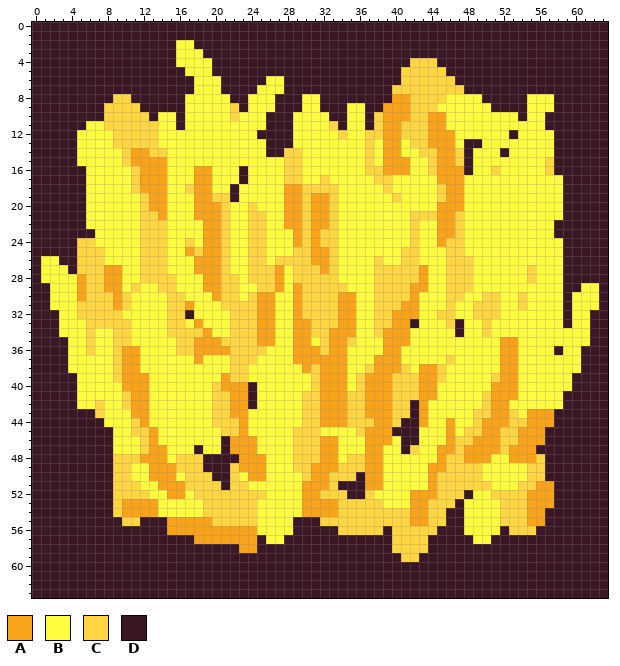
Two states of a pixel-art sprite, assets/game/board/tiles/art/grain.png. Above, as it was before the edit.
The file is 64x64 pixels.
Palette (. is transparent): A #f9a31b  B #fffc40  C #ffd541  D #3b1725
Pixels before, first column x 0:
 0 DDDDDDDDDDDDDDDDDDDDDDDDDDDDDDDDDDDDDDDDDDDDDDDDDDDDDDDDDDDDDDDD
 1 DDDDDDDDDDDDDDDDDDDDDDDDDDDDDDDDDDDDDDDDDDDDDDDDDDDDDDDDDDDDDDDD
 2 DDDDDDDDDDDDDDDDBBDDDDDDDDDDDDDDDDDDDDDDDDDDDDDDDDDDDDDDDDDDDDDD
 3 DDDDDDDDDDDDDDDDBBBDDDDDDDDDDDDDDDDDDDDDDDDDDDDDDDDDDDDDDDDDDDDD
 4 DDDDDDDDDDDDDDDDBBBBDDDDDDDDDDDDDDDDDDDDDDCCCDDDDDDDDDDDDDDDDDDD
 5 DDDDDDDDDDDDDDDDDBBBDDDDDDDDDDDDDDDDDDDDDCCCCCDDDDDDDDDDDDDDDDDD
 6 DDDDDDDDDDDDDDDDDDBBBDDDDDBBDDDDDDDDDDDDDCCCCCCDDDDDDDDDDDDDDDDD
 7 DDDDDDDDDDDDDDDDDDBBBDDDDBBBDDDDDDDDDDDDCCCCCCCCDDDDDDDDDDDDDDDD
 8 DDDDDDDDDCCDDDDDDBBBBBDDBBBDDDBBDDDDDDDDAACCCCBBBBDDDDDBBBDDDDDD
 9 DDDDDDDDCCCCDDDDDBBBBBCDBBBDDDBBDDDBBDDAAACCCBBBBBBDDDDBBBDDDDDD
10 DDDDDDDDCCCCCDBBDBBBBBCBBBDDDBBBBDDBBDCAAACCAABBBBBBBBDBBDDDDDDD
11 DDDDDDBBCCCCCCBBDBBBBBBBBBDDDBBBBCDBBDCAACCCAABBBBBBBBBBBDDDDDDD
12 DDDDDBBBBCCCCCBBBBBBBBBBBDDDDBBBBBCBBCCAACCCAAABBBBBBDBBBBDDDDDD
13 DDDDDBBBBCCCCCBBBBBBBBBBBBDDDBBBBBBBBCBAABCCAAABDDBBBBBBBBDDDDDD
14 DDDDDBBBBBCAACCBBBBBBBBBBBDDCCBBBBBBBCBAABBCCAACDBBBDBBBBBDDDDDD
15 DDDDDBBBBBCAAAABBBBBBBBBBBBBCCBBBBBBBCBAAABBCAACDBBBBBBBBCDDDDDD
16 DDDDDDBBBBBCAAABBBAABBBDBBBBCCBBBBBBBCCAAABBCAAADBBCBBBBBCDDDDDD
17 DDDDDDBBBBBCAAABBBAABBBDBBBBCCBBCBBBBBCCBBBBBAAABBBBBBBBBBBDDDDD
18 DDDDDDBBBBBCAAABBCAABBDBBBBBAACCCCBBBBBCBBBBBCAABBBBBBBBBBBDDDDD
19 DDDDDDBBBBBBCAABBBAACCDBBBBBAACAACBBBBBBCBBBBCAABBBBBBBBBBBDDDDD
20 DDDDDDBBBBBBCAABBBAAACBBCBBBAACAACBBBBBBBBBBBAAABBBBBBBBBBBDDDDD
21 DDDDDDBBBBBBCCABBBAAACBBCCBBAACAACBBBBBBBBCCCAACBBBBBBBBBBBDDDDD
22 DDDDDDBBBBBBCCCBBBBAACBBCCBBAACAACBBBBBBBBCBBAACBBBBBBBBBBDDDDDD
23 DDDDDDDBBBBBCCCBBBBAACBBCCBBBACACCBBBBBBBBCBBAACBBBBBBBBBBDDDDDD
24 DDDDDCCBBBBBCCCBBCBAACBBCCBBBACACCBBBBBBBBCBBACCBBBBBBBBBBBDDDDD
25 DDDDDCCCBBBBCCCBBACAACBBCCBBBCCAACBBBBBBBCCBBBCCBBBBBBBBBBBDDDDD
26 DBBDDCCCBBBBCCCBBBAAACBBCCBCCCCAACBBBBCBBCCBBBCCCBBBBBBBBBBDDDDD
27 DBBBDCCCAABBCCCBBBAAACBBCCCABCCCACBBBBCCCCCABBCCCBBBBBBCBBBDDDDD
28 DBBBBACCAABBCCCCBBBAACCBCCCABCCCCCBBBBCCCCCABBCCCBBBBBBCBBBDDDDD
29 DDBBBACCAABCBBCCBBBAACCBBCCABACCCCCBBBCCCCAABBCCCBBBBBBBBBBDDBBD
30 DDBBBACCCACBBBBCCBBBACCBCAABBACCCCAABBCCCCABBBCCBBCCBBCBBBBDBBBD
31 DDBBBCCCCACBBBBCCABBBCCCCAABBACCCCAABBCCCAABBBCBBCCCBBCBBBBDBBBD
32 DDDBBCCCCCBBBBBCCDBBBBCCCAABBACCCCAABBCCAAABBCCBBCCCBBBBBBBDBBDD
33 DDDBBBCCCCCBBBBCCBABBBCCCAABBAACCCAABBCCAADBBBCDBBCBBBBBBBBDBBDD
34 DDDBBBCBBCCBBBBCCCCABBCCCAABBAACCAAABBCAAABBBBBDBBCBBBBBBBBBBBDD
35 DDDDBBCBBCCBBBBBCCAAACCCCAABBAABCAACBBBAAABBBBBBBBBBAABBBBBBBBDD
36 DDDDBBCBBCAABBBBCCAAAACCCCBBBAAACAABBBBAABBBBBBBBBBBAABBBBDBBDDD
37 DDDDBBBBBCAABBBBBBABBBCCCBBBBAAAAAABBBAAABBBBBCBBBBBAABBBBBBBDDD
38 DDDDBBBBBCAABBBBBBBBBBCCBBBBBBACAAABBCAAACBAACBBBBBBAABBBBBBBDDD
39 DDDDDBBBBCAAABBBBBBBBACCBBBBBBBCAAABCAAACCCAACBBBBBCAABBBBBBDDDD
40 DDDDDBBBBBAAABBBBBBBCAAADBBBBBBCAAABCAAACCCAABBBBBBAAABBBBBBDDDD
41 DDDDDBBBBBCAABBBBBBBCCAADBBBBBCCAAACCAAACCCAABBBBBCAAABBBBBDDDDD
42 DDDDDBBCBBCAABBBBBBBCCAADBBBBBCCAAACCAAACCDABBBBBBCAABBBBBBDDDDD
43 DDDDDDDCBBBAABBBBBBBCCAABBBBBBCCAAACCAAACCDABBBBBCCAACBAAADDDDDD
44 DDDDDDDDBBBCABBBBBBBCCCABBBBBBCCAAACCCAACDDABBABBCAAACCAAADDDDDD
45 DDDDDDDDDBBCCABBBBBBBCCABBBBBCCCBBBBCAAADDDBBBABCCAACCAAADDDDDDD
46 DDDDDDDDDBBBCABBBBBBBDAAABBBBCCCAABBBAAABDDBBBACCAAACCAAADDDDDDD
47 DDDDDDDDDBBBCAABBBDBBDAAABBBBCCCAABBBAABBDCBBAACAAAACAAADDDDDDDD
48 DDDDDDDDDCCCAAABCCCDDDDAAABBBCCCAABCCAABBBBBBACCAAABBAAACDDDDDDD
49 DDDDDDDDDCCBBAAACCCDDDCAAABBBCCAAACCCAABBBBBAACCCCBBBBBCCDDDDDDD
50 DDDDDDDDDCCBBAAABCCCDDCBAABBBBCAACCCDAABBBBBACCCCCBBBBBCCDDDDDDD
51 DDDDDDDDDCCCBBAAACCCCDCCBBBBBBAAACDDDAABBBBBACCCCCCBBBCCAADDDDDD
52 DDDDDDDDDCCCCBBAABCCCCCCCCBBBBAACCCDDCBBBBAAACCCDBBCCCCAAADDDDDD
53 DDDDDDDDDCAAAABBBBBCCCCCCBBBBBAAAACCCCCBBBAACCCDBBBBCCCAAADDDDDD
54 DDDDDDDDDCAAAABBBBBCCCCCCBBBBBAAAACCCCCCCCAACCDDBBBBCCCAADDDDDDD
55 DDDDDDDDDDCCDDDAAAAACCCCCBBBBDDDCCCCCCCCCCAACCDDBBBBCCCAADDDDDDD
56 DDDDDDDDDDDDDDDAAAAAAAAAABBBBDDDDDCCCCCDCCCCCDDDBBBBDCCCDDDDDDDD
57 DDDDDDDDDDDDDDDDDDAAAAAAADBBDDDDDDDDDDDDCCCCDDDDDBBDDDDDDDDDDDDD
58 DDDDDDDDDDDDDDDDDDDDDDDAADDDDDDDDDDDDDDDCCCCDDDDDDDDDDDDDDDDDDDD
59 DDDDDDDDDDDDDDDDDDDDDDDDDDDDDDDDDDDDDDDDDCCDDDDDDDDDDDDDDDDDDDDD
60 DDDDDDDDDDDDDDDDDDDDDDDDDDDDDDDDDDDDDDDDDDDDDDDDDDDDDDDDDDDDDDDD
61 DDDDDDDDDDDDDDDDDDDDDDDDDDDDDDDDDDDDDDDDDDDDDDDDDDDDDDDDDDDDDDDD
62 DDDDDDDDDDDDDDDDDDDDDDDDDDDDDDDDDDDDDDDDDDDDDDDDDDDDDDDDDDDDDDDD
63 DDDDDDDDDDDDDDDDDDDDDDDDDDDDDDDDDDDDDDDDDDDDDDDDDDDDDDDDDDDDDDDD
After the commit:
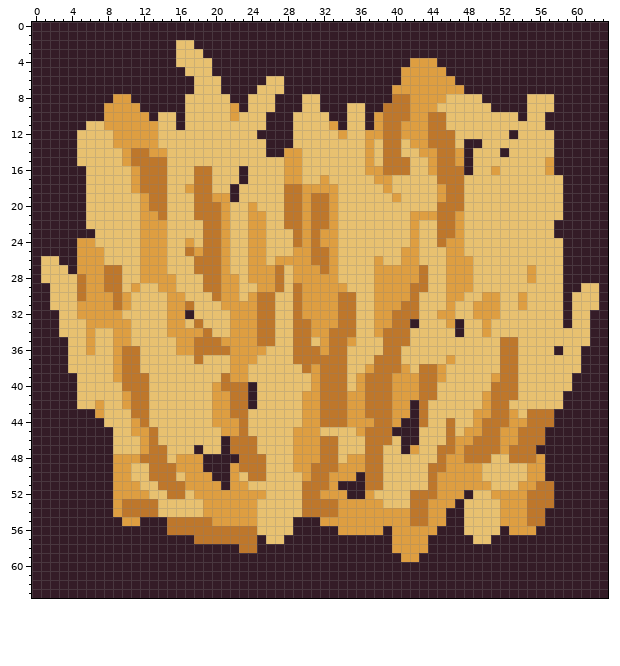
From old to new:
colour A: #f9a31b -> #be772b
colour B: #fffc40 -> #e8c170
colour C: #ffd541 -> #de9e41
colour D: #3b1725 -> #341c27
Boxes around the changes in both pictures, in picture pixels (x1, y1, x2, y2):
changed: (32, 22, 608, 598)
